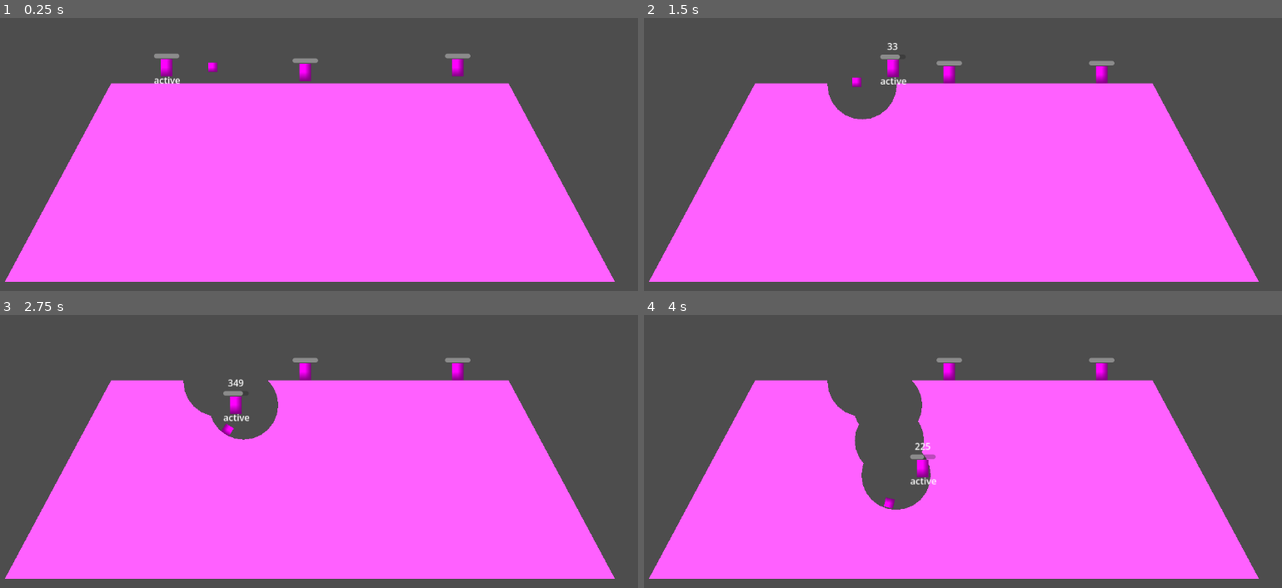
Above: before the commit, frames 1-4 (two rows, left to right).
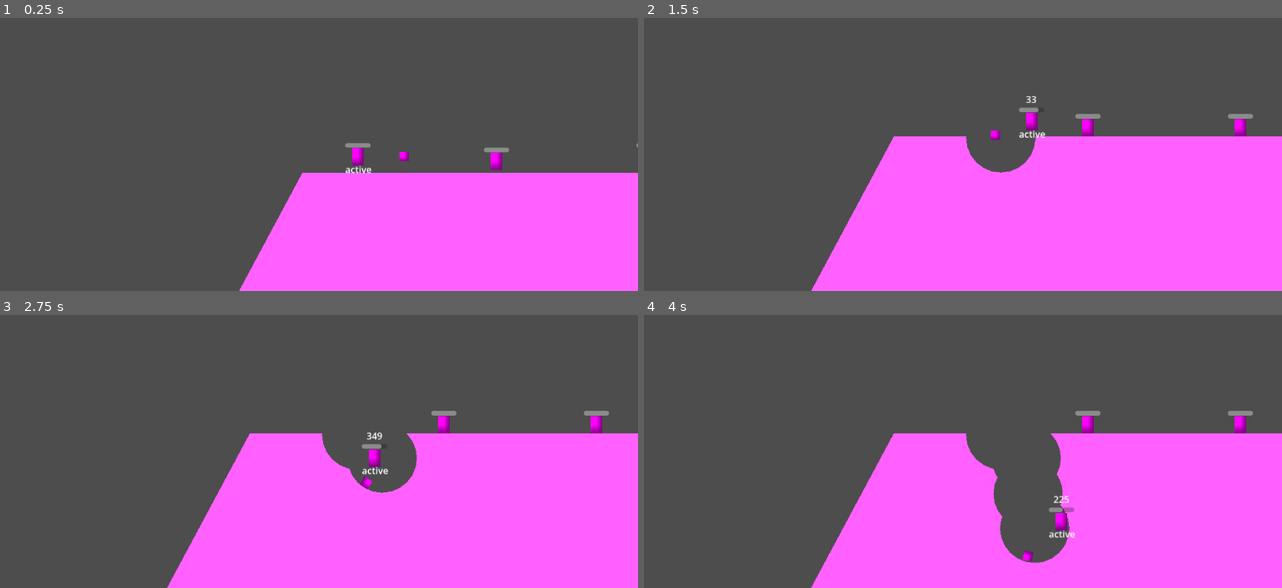
Above: after the commit, the same moments.

Repository: fredchien3/20-game-challenge
Game: Godot game, scene res://main/main.tscn
Two runs of this game, one before a commit and one after it. Both use one fixed random seed, a clock stepped at 60 frames per second and the inputs below.
Inputs (mouse positions are in pixels of both pictures, inside the frame that each line leads up to):
- Up to frame 1 (0.25 s): no input
- Up to frame 2 (1.5 s): tap Enter (ui_accept) at 0.5, 0.77 s; move the mouse to (1096, 86) at 0.52 s; press the mouse at (1096, 86) at 0.53 s; hold D (move_right) from 0.53 s (still down); move the mouse to (816, 121) at 1.27 s; release the mouse at (816, 121) at 1.28 s; tap I at 1.35 s; click (816, 121) at 1.42 s
- Up to frame 3 (2.75 s): tap Enter (ui_accept) at 1.52 s; move the mouse to (370, 317) at 2.02 s; release D (move_right) at 2.03 s; press the mouse at (370, 317) at 2.03 s; hold A (move_left) from 2.03 s (still down)
- Up to frame 4 (4 s): move the mouse to (918, 476) at 2.77 s; release A (move_left) at 2.78 s; release the mouse at (918, 476) at 2.78 s; hold D (move_right) from 2.78 s (still down); tap I at 2.85 s; click (918, 476) at 2.92 s; tap Enter (ui_accept) at 3.02, 3.77 s; move the mouse to (1148, 456) at 3.52 s; press the mouse at (1148, 456) at 3.53 s

The runs differ from the first frame. In frame 1, 44% of the frame differs, in the area x 0-100%, y 13-100%; in frame 2, 36%; in frame 3, 36%; in frame 4, 40%.

Commit message:
Implement Worm death and subsequent explosion
- Active worm cycling logic has been upgraded as well. If it's the
current worm which dies, it should automatically cycle to the next worm.
- Also attempted to cover edge cases regarding multiple worms dying
simultaneously

Diff:
--- a/7--worms/main/main.gd
+++ b/7--worms/main/main.gd
@@ -20,6 +20,8 @@
 	for worm in worms:
 		worm.grenade_thrown.connect(_on_worm_grenade_thrown)
 		worm.bazooka_shot.connect(_on_worm_bazooka_shot)
+		worm.died.connect(_on_worm_died)
+		worm.exploded.connect(_on_explosion)
 
 
 func _input(event: InputEvent) -> void:
@@ -27,16 +29,32 @@
 		cycle_active_worm()
 
 
+## Cycles through the worms array, skipping past any worms that have been freed
 func cycle_active_worm():
-	active_worm.active = false
+	if len(worms) == 0:
+		return
+
+	if active_worm:
+		active_worm.active = false
 
 	active_worm_index += 1
 	if active_worm_index >= len(worms):
 		active_worm_index = 0
 
-	active_worm = worms[active_worm_index]
-	active_worm.active = true
-	camera.global_position = active_worm.global_position
+	if worms[active_worm_index]:
+		active_worm = worms[active_worm_index]
+		active_worm.active = true
+		camera.global_position = active_worm.global_position
+	else:
+		cycle_active_worm()
+
+
+func _on_worm_died(worm: CharacterBody2D):
+	worms.remove_at(worms.find(worm))
+	if active_worm == worm:
+		await get_tree().create_timer(2.5).timeout
+		active_worm_index -= 1
+		cycle_active_worm()
 
 
 func _on_worm_grenade_thrown(grenade: RigidBody2D) -> void:
--- a/7--worms/main/main.tscn
+++ b/7--worms/main/main.tscn
@@ -48,7 +48,6 @@
 position = Vector2(840, 232)
 
 [node name="Camera2D" type="Camera2D" parent="." unique_id=114689593]
-enabled = false
 position_smoothing_enabled = true
 
 [node name="UI" type="CanvasLayer" parent="." unique_id=1764160728]
--- a/7--worms/weapons/bazooka.gd
+++ b/7--worms/weapons/bazooka.gd
@@ -2,7 +2,7 @@
 
 signal exploded(pos, radius)
 
-@export var EXPLOSION_RADIUS: float
+@export var explosion_radius: float
 
 var shooter: CharacterBody2D
 
@@ -18,5 +18,5 @@
 func _on_contact_area_body_entered(body: Node2D) -> void:
 	if body == shooter:
 		return
-	exploded.emit(global_position, EXPLOSION_RADIUS)
+	exploded.emit(global_position, explosion_radius)
 	queue_free()
--- a/7--worms/weapons/bazooka.tscn
+++ b/7--worms/weapons/bazooka.tscn
@@ -16,7 +16,7 @@
 collision_layer = 0
 collision_mask = 3
 script = ExtResource("1_redko")
-EXPLOSION_RADIUS = 60.0
+explosion_radius = 60.0
 
 [node name="Sprite2D" type="Sprite2D" parent="." unique_id=357294196]
 position = Vector2(-5.9604645e-08, 1.1920929e-07)
--- a/7--worms/weapons/grenade.gd
+++ b/7--worms/weapons/grenade.gd
@@ -2,11 +2,11 @@
 
 signal exploded(pos, radius)
 
-@export var TIME_DELAY: float
-@export var EXPLOSION_RADIUS: float
+@export var time_delay: float
+@export var explosion_radius: float
 
 
 func _ready() -> void:
-	await get_tree().create_timer(TIME_DELAY).timeout
-	exploded.emit(global_position, EXPLOSION_RADIUS)
+	await get_tree().create_timer(time_delay).timeout
+	exploded.emit(global_position, explosion_radius)
 	queue_free()
--- a/7--worms/weapons/grenade.tscn
+++ b/7--worms/weapons/grenade.tscn
@@ -10,8 +10,8 @@
 [node name="Grenade" type="RigidBody2D" unique_id=1112143225]
 collision_layer = 0
 script = ExtResource("1_edgka")
-TIME_DELAY = 2.0
-EXPLOSION_RADIUS = 60.0
+time_delay = 2.0
+explosion_radius = 60.0
 
 [node name="Sprite2D" type="Sprite2D" parent="." unique_id=1147942112]
 position = Vector2(-4.76837e-07, -2.38419e-07)
--- a/7--worms/worm/worm.gd
+++ b/7--worms/worm/worm.gd
@@ -2,11 +2,14 @@
 
 signal grenade_thrown(grenade)
 signal bazooka_shot(bazooka)
+signal died(worm)
+signal exploded(pos, radius)
 
 # Movement
 const SPEED := 150.0
 const JUMP_VELOCITY := -300.0
 
+@export var explosion_radius: float
 # Aiming/charging
 @export var power_rate: float
 @export var max_power: float
@@ -40,7 +43,7 @@
 	if event is InputEventMouseButton and not event.is_pressed():
 		# To find a vector pointing from A to B, use B - A.
 		var a = position
-		var b = event.position
+		var b = event.global_position
 		var vector = (b - a).normalized() * power
 		#throw_grenade(vector)
 		shoot_bazooka(vector)
@@ -110,3 +113,14 @@
 	var knockback = (global_position - explosion_pos).normalized()
 	velocity.x += knockback.x * knockback_force
 	velocity.y += knockback.y * knockback_force
+
+	if health <= 0:
+		die_then_explode()
+
+
+func die_then_explode():
+	active = false
+	died.emit(self)
+	await get_tree().create_timer(2.5).timeout
+	exploded.emit(global_position, explosion_radius)
+	queue_free()
--- a/7--worms/worm/worm.tscn
+++ b/7--worms/worm/worm.tscn
@@ -11,6 +11,7 @@
 [node name="Worm" type="CharacterBody2D" unique_id=1631304650 groups=["worms"]]
 collision_layer = 2
 script = ExtResource("1_owvmj")
+explosion_radius = 50.0
 power_rate = 500.0
 max_power = 750.0
 GrenadeScene = ExtResource("2_cbyew")
